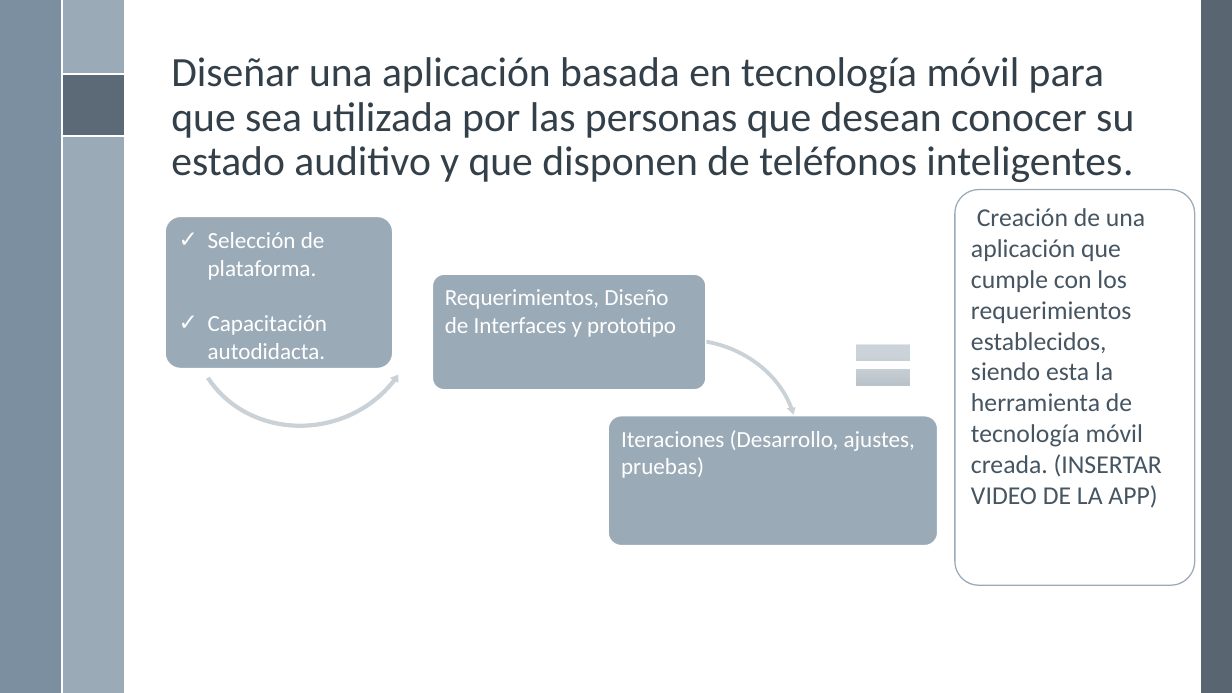
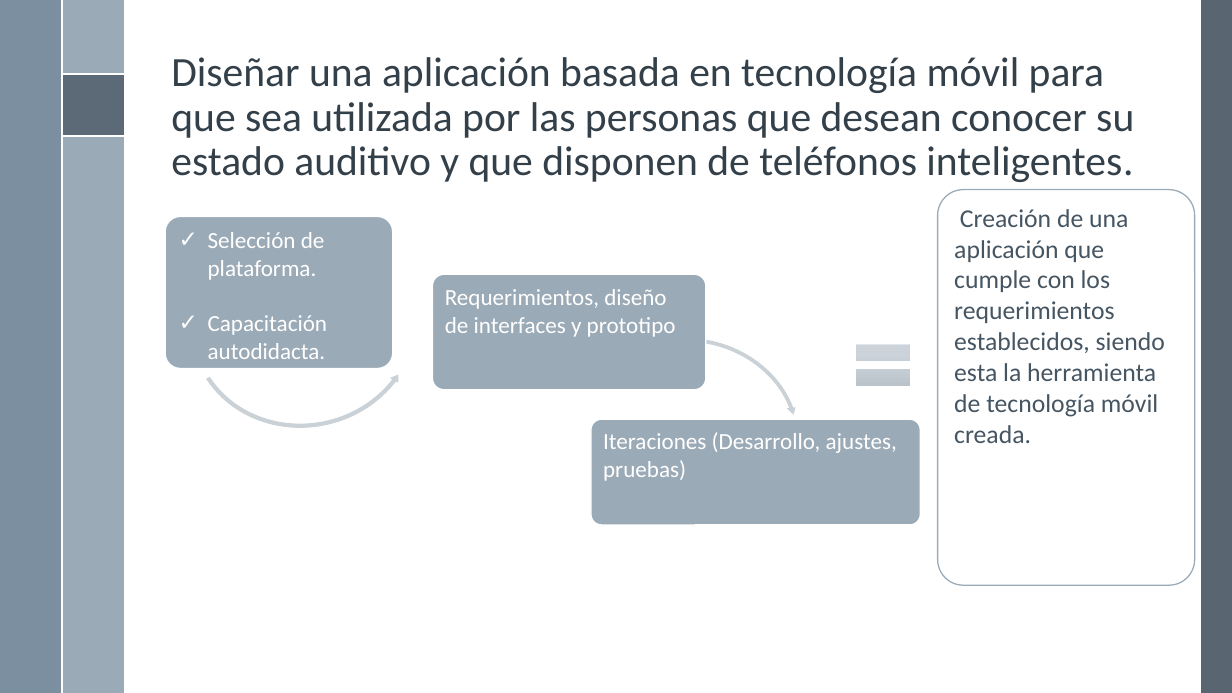
Before and after one commit to rbaltodanog/audinsaapp, a slide deck: slide 28 of documentacion/presentacion/Presentación.pptx (slide 26 before the commit). Drawn at 1232x693 pixels with LibreOffice and Linux fonts; fonts in the diff are those of the drawing; background and template pictures are left out. Boxes give left, top, right and bottom in pixels: in the first picture for what was removed or moved away, otherwise in the second. Text is boxed around its words. In the diff, an @@ line names an element or a change of style, - is before the commit and + after.

Commit message:
Agregado Google Play por Dani. Agregado Video Final.mov

```diff
--- a/documentacion/presentacion/Presentación.pptx
+++ b/documentacion/presentacion/Presentación.pptx
@@ rounded rectangle "Creación de una aplicación que ...": place and size @@
-rounded rectangle "Creación de una aplicación que ..." at bbox=[955, 189, 1194, 585]
+rounded rectangle "Creación de una aplicación que ..." at bbox=[938, 189, 1195, 585]
@@ text in rounded rectangle at bbox=[954, 209, 1165, 443]: text changed @@
-Creación de una aplicación que cumple con los requerimientos establecidos, siendo esta la herramienta de tecnología móvil creada. (INSERTAR VIDEO DE LA APP)
+Creación de una aplicación que cumple con los requerimientos establecidos, siendo esta la herramienta de tecnología móvil creada.
@@ text in rounded rectangle at bbox=[445, 289, 676, 337]: text changed @@
-Requerimientos, Diseño de Interfaces y prototipo
+Requerimientos, diseño de interfaces y prototipo
@@ rounded rectangle "Iteraciones (Desarrollo, ajustes, pruebas)": place and size @@
-rounded rectangle "Iteraciones (Desarrollo, ajustes, pruebas)" at bbox=[608, 416, 937, 545]
+rounded rectangle "Iteraciones (Desarrollo, ajustes, pruebas)" at bbox=[591, 420, 920, 525]
```
Also in this commit, not shown: 20 other slides changed, 9 slides added, 2 slides removed, 1 other file.
